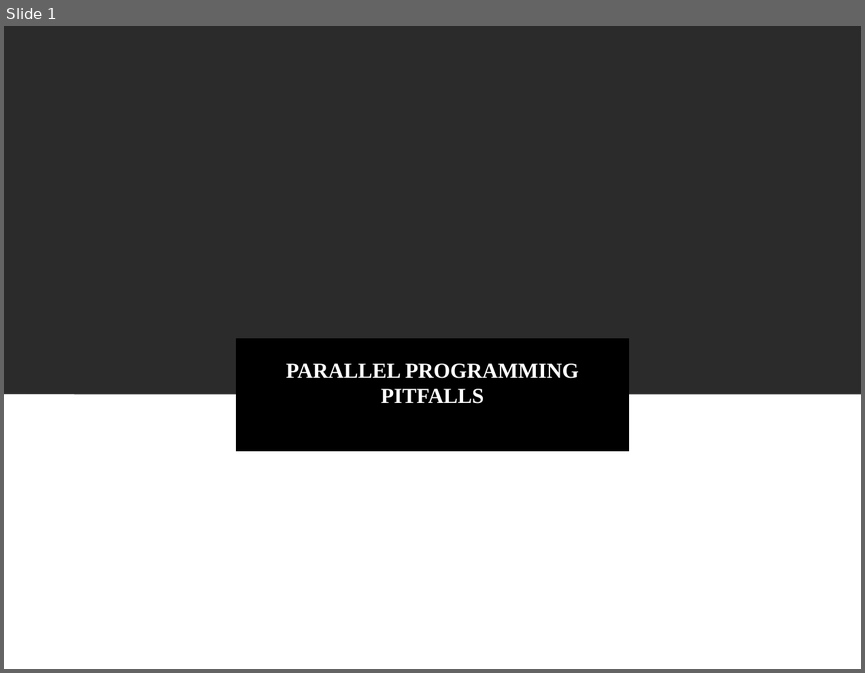
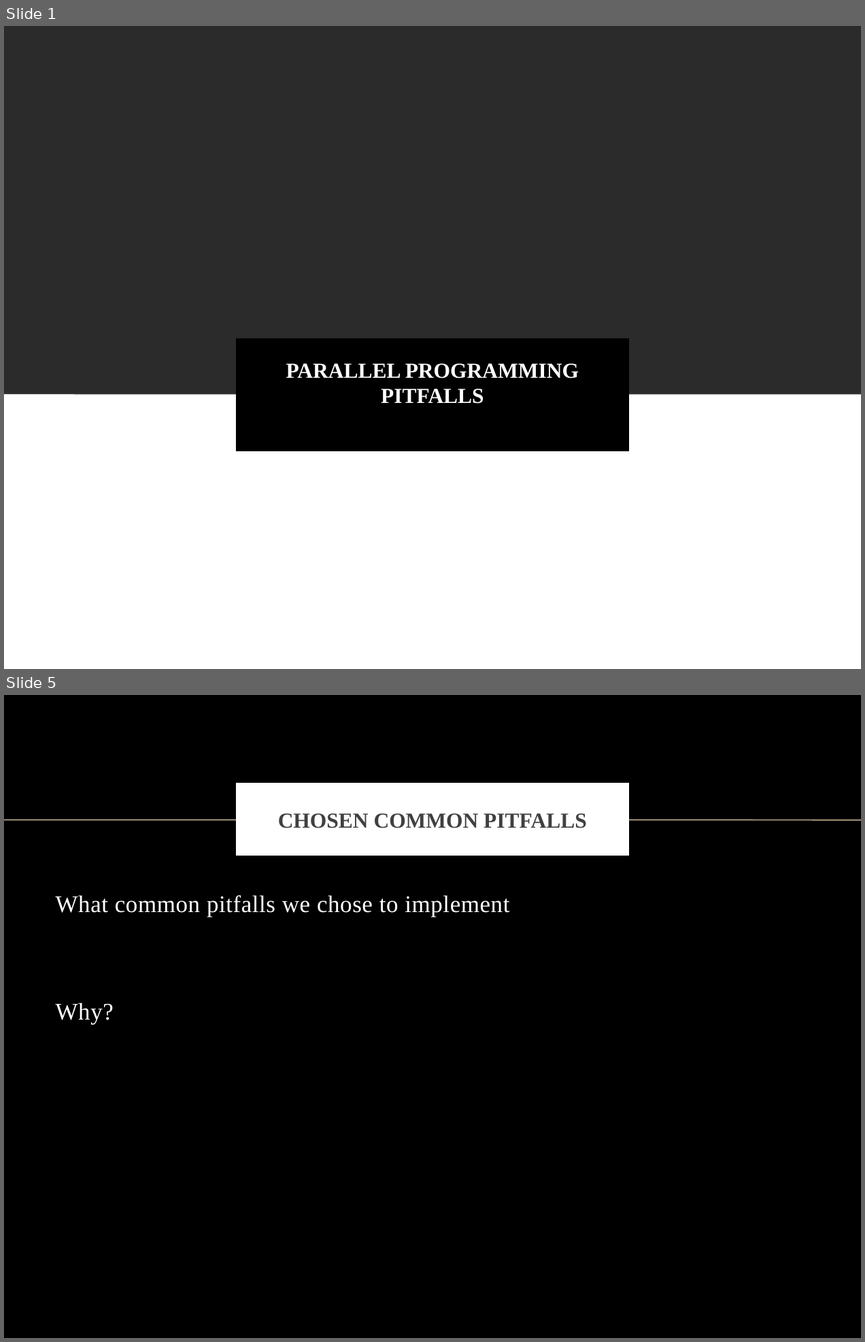
Before and after one commit to vong-srey/Paravantage, a slide deck: Deadlock.pptx. Shown one above the other, each under a label of ours: slide 1 before the commit, slides 1 and 5 after it; the slides between them are not shown. The pictures are 865x673 and 865x1342 pixels, drawn with LibreOffice and Linux fonts; fonts in the diff are those of the drawing; background and template pictures are left out; a plain dark background stands for a picture behind light text. Boxes give left, top, right and bottom in pixels: in the first picture for what was removed or moved away, otherwise in the second. Text is boxed around its words. In the diff, an @@ line names an element or a change of style, - is before the commit and + after.

```diff
--- a/Deadlock.pptx
+++ b/Deadlock.pptx
@@ slide 5 added at box(4, 695, 861, 1338), background picture (left out) @@
@@ title added at box(239, 787, 626, 853), fill #FFFFFF, outline #FFFFFF 6 pt, 18 pt, text #404040, bold @@
+CHOSEN COMMON PITFALLS
@@ line added from (4, 820) to (861, 820), #BBAA8A 1 pt @@
@@ text added at box(56, 895, 509, 1024), 20 pt, text #FFFFFF @@
+What common pitfalls we chose to implement
+Why?
```
Also in this commit, not shown: 15 other slides added.
